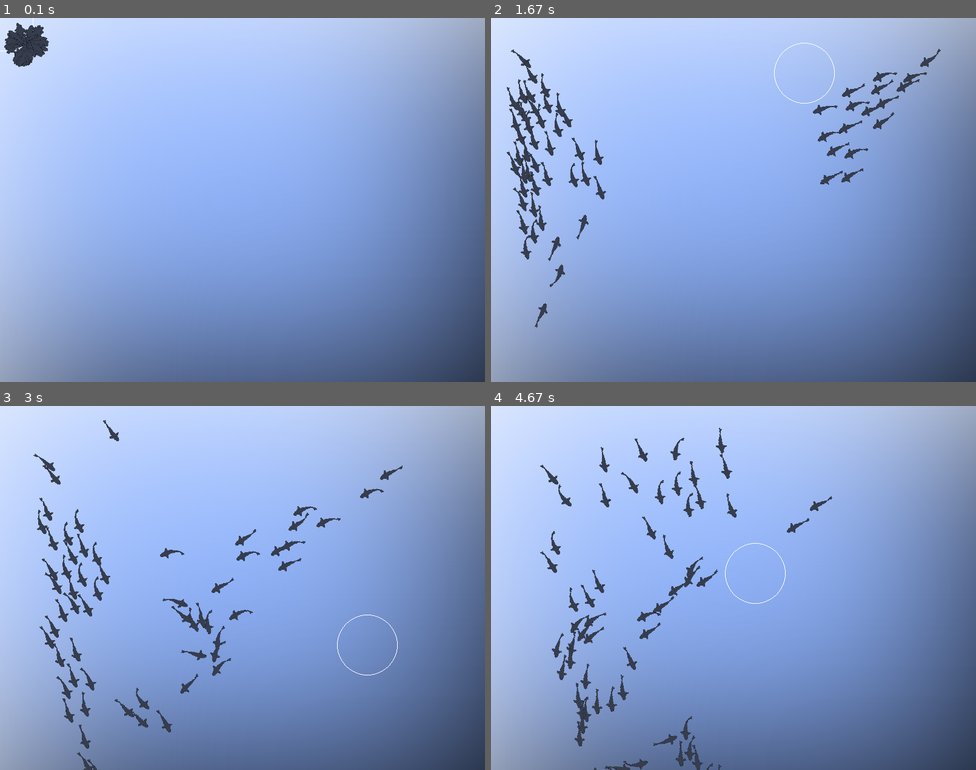
Above: before the commit, frames 1-4 (two rows, left to right).
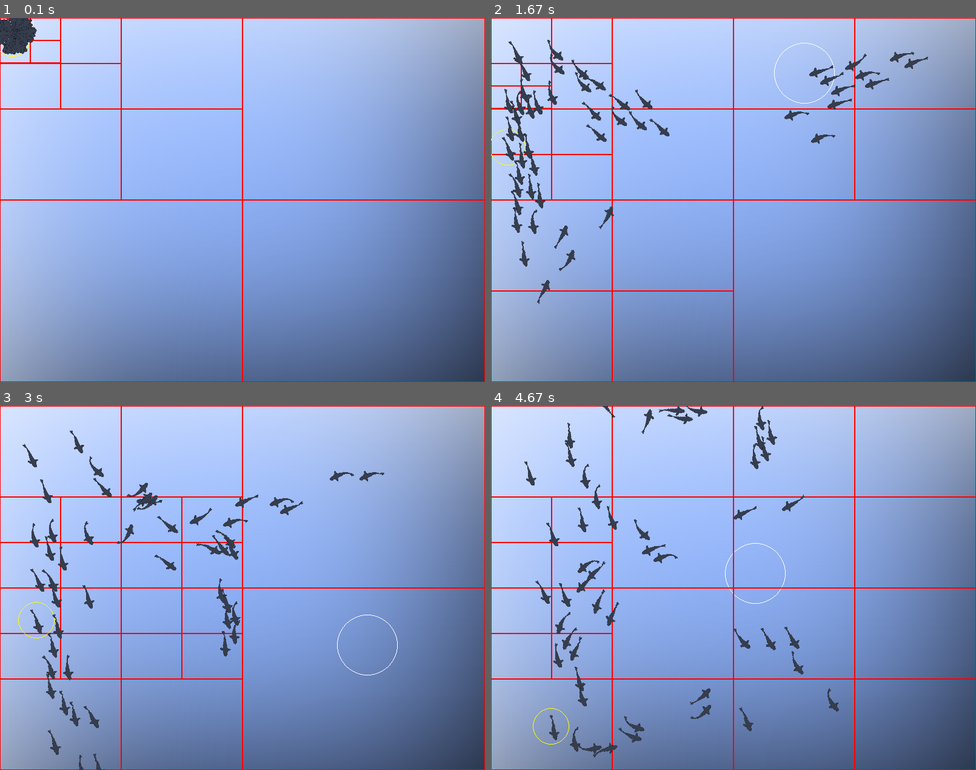
Above: after the commit, the same moments.

Repository: ItsMeOX/fish-flock-simulation
Game: pygame game, started from flock.py
Two runs of this game, one before a commit and one after it. Both use one fixed random seed, a clock stepped at 60 frames per second and the inputs below.
Inputs (mouse positions are in pixels of both pictures, inside the frame that each line leads up to):
- Up to frame 1 (0.1 s): no input
- Up to frame 2 (1.67 s): move the mouse to (714, 214) at 0.37 s; move the mouse to (617, 203) at 0.87 s; move the mouse to (806, 72) at 1.2 s
- Up to frame 3 (3 s): move the mouse to (252, 464) at 1.7 s; move the mouse to (247, 624) at 2.27 s; move the mouse to (368, 646) at 2.6 s
- Up to frame 4 (4.67 s): move the mouse to (859, 555) at 3.03 s; move the mouse to (908, 558) at 3.43 s; move the mouse to (903, 660) at 4.1 s; move the mouse to (752, 573) at 4.5 s

The runs differ from the first frame. In frame 1, 2.3% of the frame differs, in the area x 0-100%, y 0-100%; in frame 2, 7.0%; in frame 3, 7.4%; in frame 4, 7.7%.

Commit message:
created quad tree for fish interaction optimization

Diff:
--- /dev/null
+++ b/QuadTree.py
@@ -0,0 +1,97 @@
+import pygame
+
+class Circle:
+    def __init__(self, x, y, r):
+        self.x = x
+        self.y = y
+        self.r = r
+
+    def contains(self, fish):
+        return (fish.x - self.x) ** 2 + (fish.y - self.y) ** 2 <= self.r ** 2
+
+    def intersect(self, boundary):
+        boundary_center_x = (boundary.x1 + boundary.x2) / 2
+        boundary_center_y = (boundary.y1 + boundary.y2) / 2
+        boundary_width = boundary.x2 - boundary.x1
+        boundary_height = boundary.y2 - boundary.y1
+
+        distance_x = abs(self.x - boundary_center_x)
+        distance_y = abs(self.y - boundary_center_y)
+
+        if distance_x > boundary_width/2+self.r: return False
+        if distance_y > boundary_height/2+self.r: return False
+
+        if distance_x <= boundary_width/2: return True
+        if distance_y <= boundary_height/2: return True
+
+        cornerDistance = (distance_x-boundary_width/2)**2 + (distance_y-boundary_height/2)**2
+
+        return cornerDistance <= self.r**2
+
+class Rectangle:
+    def __init__(self, x1, y1, x2, y2):
+        self.x1 = x1
+        self.y1 = y1
+        self.x2 = x2
+        self.y2 = y2
+
+    def contains(self, fish):
+        return self.x1 <= fish.x <= self.x2 and self.y1 <= fish.y <= self.y2
+
+    def intersect(self, boundary):
+        return max(self.x1, boundary.x1) <= min(self.x2, boundary.x2)
+
+class QuadTree:
+    def __init__(self, boundary, capacity = 4):
+        self.boundary = boundary
+        self.capacity = capacity
+        self.points = []
+        self.divided = False
+        self.topLeft = self.topRight = self.bottomLeft = self.bottomRight = None
+
+    def draw(self, screen):
+        pygame.draw.rect(screen, (255, 0, 0), (self.boundary.x1, self.boundary.y1, self.boundary.x2-self.boundary.x1, self.boundary.y2-self.boundary.y1), 1)
+        if self.divided:
+            self.topLeft.draw(screen)
+            self.topRight.draw(screen)
+            self.bottomLeft.draw(screen)
+            self.bottomRight.draw(screen)
+
+    def insert(self, fish):
+        if not self.boundary.contains(fish):
+            return False
+
+        if len(self.points) < self.capacity:
+            self.points.append((fish.x, fish.y))
+            return True
+
+        if not self.divided:
+            x1 = self.boundary.x1
+            x2 = self.boundary.x2
+            y1 = self.boundary.y1
+            y2 = self.boundary.y2
+            self.topLeft = QuadTree(Rectangle(x1, y1, (x1+x2)/2, (y1+y2)/2), self.capacity)
+            self.topRight = QuadTree(Rectangle((x1+x2)/2, y1, x2, (y1+y2)/2), self.capacity)
+            self.bottomLeft = QuadTree(Rectangle(x1, (y1+y2)/2, (x1+x2)/2, y2), self.capacity)
+            self.bottomRight = QuadTree(Rectangle((x1+x2)/2, (y1+y2)/2, x2, y2), self.capacity)
+            self.divided = True
+
+        return self.topLeft.insert(fish) or self.topRight.insert(fish) or self.bottomLeft.insert(fish) or self.bottomRight.insert(fish)
+
+    def query(self, fish, res = []):
+        if not res:
+            res = []
+
+        if not self.boundary.contains(fish) or not Circle(fish.x, fish.y, 30).intersect(self.boundary):
+            return
+
+        for point in self.points:
+            res.append(point)
+
+        if self.divided:
+            self.topLeft.query(fish, res)
+            self.topRight.query(fish, res)
+            self.bottomLeft.query(fish, res)
+            self.bottomRight.query(fish, res)
+
+        return res
--- a/flock.py
+++ b/flock.py
@@ -2,12 +2,13 @@
 from random import randint, random, uniform
 import math
 import time
+from QuadTree import *
 
 BG_COLOR = (0, 0, 0)
 FPS = 144
 WIDTH = 800
 HEIGHT = 600
-FISH_COUNT = 60
+FISH_COUNT = 50
 SEPARATION_DIST = 20
 ALIGNMENT_DIST = 30
 COHESION_DIST = 10
@@ -64,6 +65,7 @@
         self.vel_x = self.vel_x / new_vel_magnitude * old_vel_magnitude
         self.vel_y = self.vel_y / new_vel_magnitude * old_vel_magnitude
 
+        ###
         # pygame.draw.circle(screen, (255, 255, 255), (self.x, self.y), SEPARATION_DIST, 1)
         # upper = [[self.x, self.y], [self.x-6, self.y-8], [self.x, self.y-28], [self.x+6, self.y-8]]
         # lower = [[self.x, self.y],[self.x-6, self.y+8],[self.x+6, self.y+8]]
@@ -75,6 +77,7 @@
         # self.orientate(lower)
         # pygame.draw.polygon(screen, self.color, upper)
         # pygame.draw.polygon(screen, self.color, lower)
+        ###
 
         self.image = self.sprites[self.current_sprite_index]
         if time.time() - self.last_frame > 0.05:
@@ -85,8 +88,7 @@
         radian = math.atan2(self.vel_y, -self.vel_x) - math.pi/2  # + math.pi/2
         rotated_image = pygame.transform.rotate(self.image,math.degrees(radian) - 20)
 
-        screen.blit(rotated_image, (self.x, self.y))
-
+        screen.blit(rotated_image, (self.x-rotated_image.get_width()/2, self.y-rotated_image.get_height()/2))
 
 
     def orientate(self, points):
@@ -213,11 +215,12 @@
 fishes = []
 
 for _ in range(FISH_COUNT):
-    fishes.append(Fish(20, 20))
+    fishes.append(Fish(25, 25))
 
 running = True
 bg = pygame.image.load('./assets/water_bg.png').convert()
 bg = pygame.transform.smoothscale(bg, screen.get_size())
+debug_fish = fishes[0]
 
 while running:
     screen.fill(BG_COLOR)
@@ -231,8 +234,17 @@
     mouse_x, mouse_y = pygame.mouse.get_pos()
     pygame.draw.circle(screen, (255, 255, 255), (mouse_x, mouse_y), SEPARATION_MOUSE_DIST, 1)
 
-    in_bound = []
+    quadTree = QuadTree(Rectangle(0, 0, WIDTH, HEIGHT))
     for fish in fishes:
+        quadTree.insert(fish)
+    quadTree.draw(screen)
+
+    for fish in fishes:
+        if fish == debug_fish:
+            pygame.draw.circle(screen, (255, 255, 0), (fish.x, fish.y), 30, 1)
+            res = quadTree.query(fish)
+            if res:
+                print(len(res))
         if fish.x < 0:
             fish.x = WIDTH
             fish.vel_x = uniform(-1.5, -0.5)*0.8
@@ -249,6 +261,7 @@
 
         fish.draw()
 
+
     pygame.display.update()
 
     # set FPS
